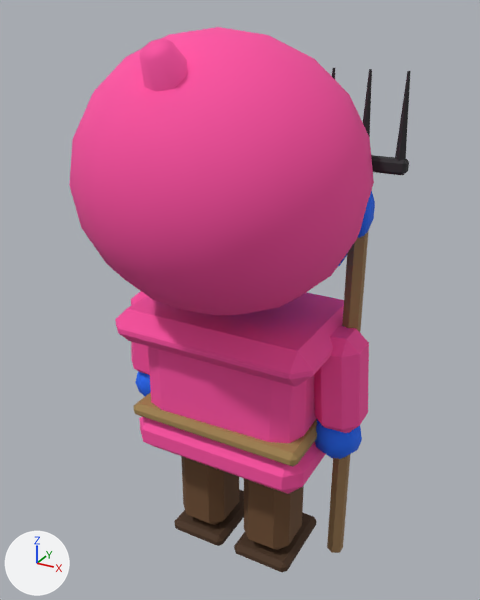
Before and after pictures for a commit that changed the FBX model client/CultOfComfort.Unity/Assets/Resources/Art/Models/levy.fbx.
Both versions are drawn from a 50 mm lens placed at (0.46, -0.842, 0.892), pointed at (0.004, -0.012, 0.477). The lights are fixed; the arrows at lower left show +X, +Y and +Z. The picture after the commit comes second. Where no turn or scale is listed for an object, it has been applied to the vertices.

Names of what the first picture shows: 'ArmL', 'ArmR', 'Body', 'Head', 'LegL', 'LegR', 'Weapon'.
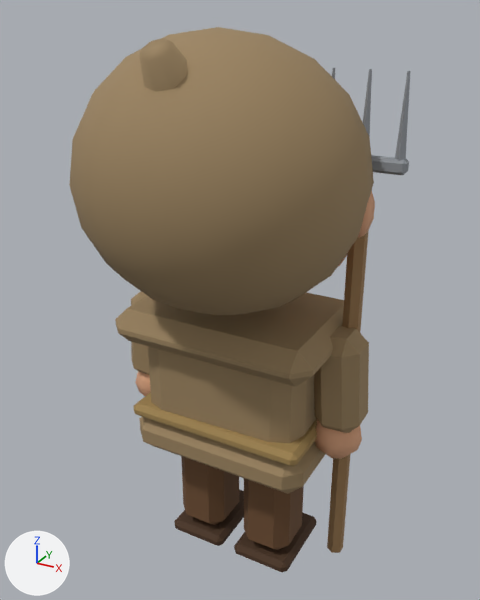
The edits, one by one:
me_body has 128 vertices, 132 faces and spans x -0.168..0.168, y -0.13..0.11, z 0.204..0.468.
me_body is used by ob_body; location (0.0, 0.0, 0.0).
me_body part 2: texture (UV) coordinates of 132 of 132 faces, centred in x -0.168..0.168, y -0.13..0.11, z 0.204..0.468, changed; they spanned u 0.31..0.69, v 0.38..0.62 and now span u 0.31..0.69, v 0.5..0.7.
me_weapon has 66 vertices, 55 faces and spans x -0.06..0.06, y 0.016..0.044, z -0.26..0.54.
me_weapon is used by ob_weapon; location (0.172, 0.0, 0.28).
me_weapon part 5: texture (UV) coordinates of 55 of 55 faces, centred in x -0.06..0.06, y 0.019..0.041, z -0.26..0.54, changed; they spanned u 0.31..0.44, v 0.38..0.62 and now span u 0.31..0.44, v 0.5..0.7.
me_arml has 90 vertices, 100 faces and spans x -0.04..0.04, y -0.044..0.044, z -0.208..0.009.
me_arml is used by ob_arml; location (-0.172, 0.0, 0.448).
me_arml part 1: 100 kept faces spanning x -0.04..0.04, y -0.044..0.044, z -0.208..0.009 get new texture (UV) coordinates.
me_head has 612 vertices, 676 faces and spans x -0.21..0.21, y -0.253..0.194, z -0.004..0.39.
me_head is used by ob_head; location (0.0, 0.0, 0.48).
me_head part 3: 676 kept faces spanning x -0.21..0.21, y -0.253..0.194, z -0.004..0.39 get new texture (UV) coordinates.
me_armr has 66 vertices, 74 faces and spans x -0.04..0.04, y -0.04..0.04, z -0.208..0.009.
me_armr is used by ob_armr; location (0.172, 0.0, 0.448).
me_armr part 4: 74 kept faces spanning x -0.04..0.04, y -0.04..0.04, z -0.208..0.009 get new texture (UV) coordinates.

Boxes (x1, y1, x2, y2) around the edits, measured in the pictures (480 x 600 px):
part 1 of me_arml, surface changed
    both: (131, 291, 151, 396)
part 2 of me_body, surface changed (pink to brown)
    both: (115, 292, 344, 494)
part 3 of me_head, surface changed (pink to brown)
    both: (69, 27, 375, 315)
part 4 of me_armr, surface changed (pink to brown)
    both: (314, 326, 369, 459)
part 5 of me_weapon, surface changed
    both: (332, 68, 411, 462)
